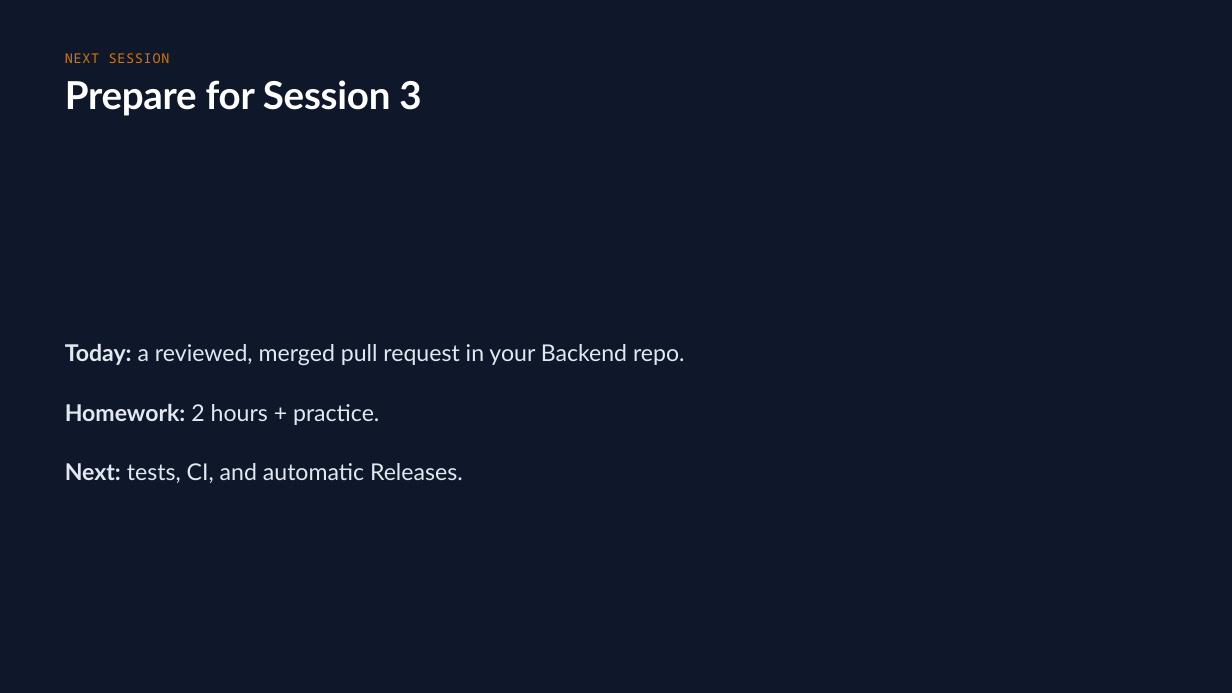
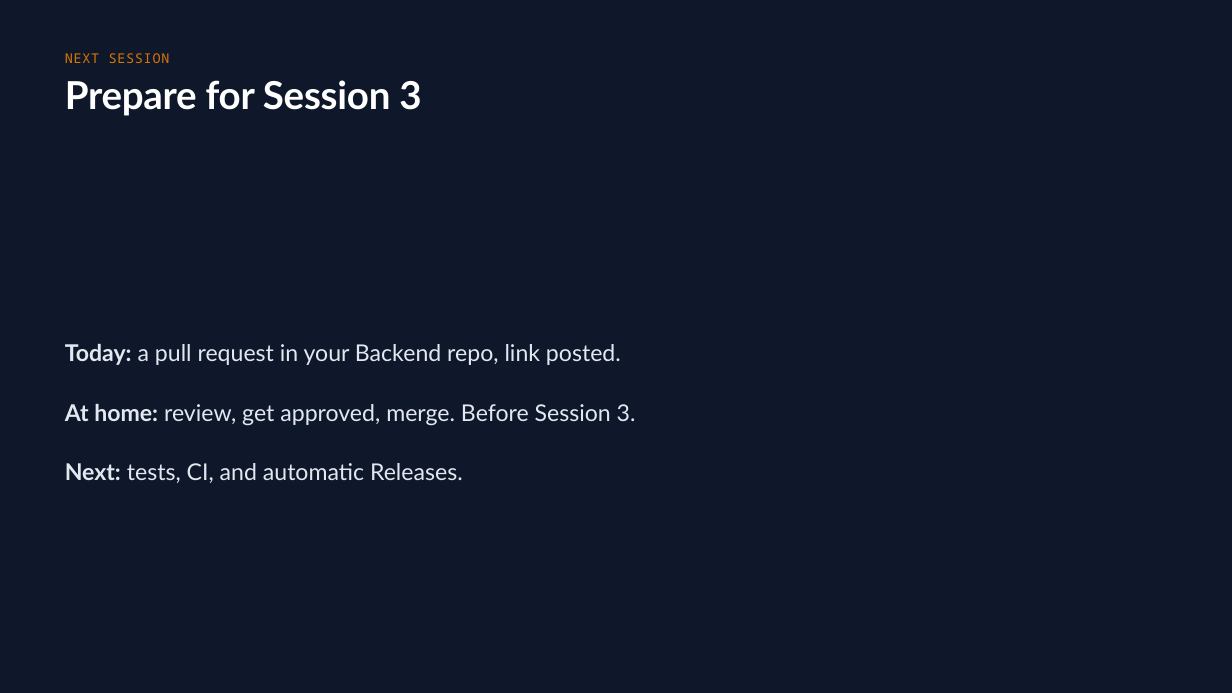
Before and after one commit to drweihungpan-lab/3R-teaching, a slide deck: slide 42 of materials/slides/session-2.pptx (slide 34 before the commit). Drawn at 1232x693 pixels with LibreOffice and Linux fonts; fonts in the diff are those of the drawing. Boxes give left, top, right and bottom in pixels: in the first picture for what was removed or moved away, otherwise in the second. Text is boxed around its words. In the diff, an @@ line names an element or a change of style, - is before the commit and + after.

```diff
--- a/materials/slides/session-2.pptx
+++ b/materials/slides/session-2.pptx
@@ text at (65,344,621,365): text changed @@
-Today: a reviewed, merged pull request in your Backend repo.
+Today: a pull request in your Backend repo, link posted.
@@ text at (65,404,636,426): text changed @@
-Homework: 2 hours + practice.
+At home: review, get approved, merge. Before Session 3.
```
Also in this commit, not shown: 9 other slides changed, 18 slides added, 10 slides removed, 2 other files.
